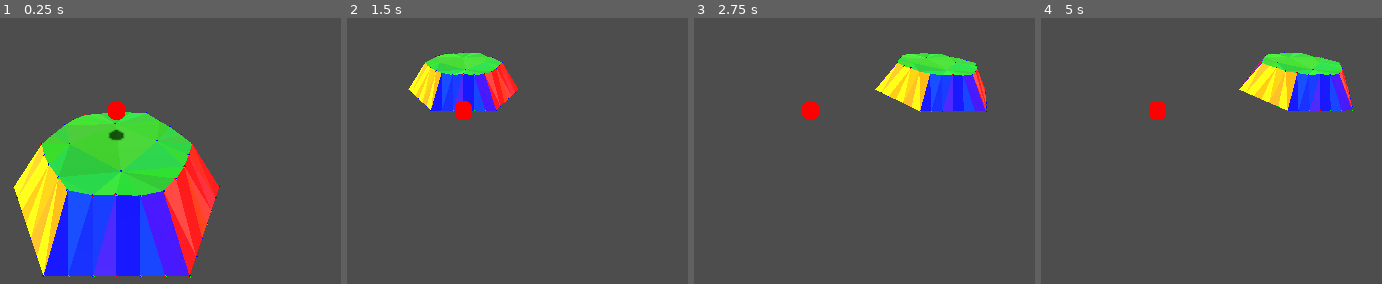
Above: before the commit, frames 1-4 (left to right).
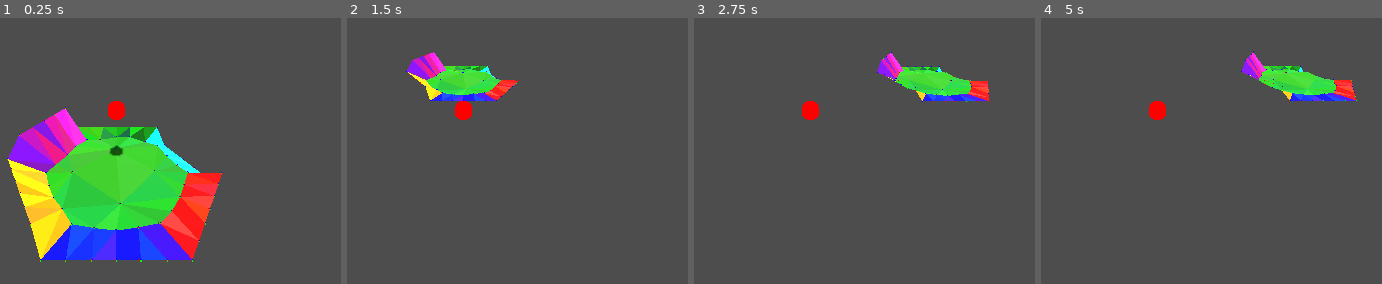
Above: after the commit, the same moments.

Repository: vincentwoelfer/hex
Game: Godot game, scene res://scenes/Test-HexGeometryScene.tscn
Same seed, same stepped clock (60 frames per second), same inputs: the game is played once before the commit and once after it.
Inputs (mouse positions are in pixels of both pictures, inside the frame that each line leads up to):
- Up to frame 1 (0.25 s): no input
- Up to frame 2 (1.5 s): tap Enter at 0.5 s; move the mouse to (640, 87) at 0.52 s; hold S (move_cam_backward) 0.53-1.28 s; move the mouse to (outside the picture) at 1.27 s; tap W (move_cam_forward) at 1.35 s
- Up to frame 3 (2.75 s): tap Space at 2 s; move the mouse to (outside the picture) at 2.02 s; hold A (move_cam_left) from 2.03 s (still down)
- Up to frame 4 (5 s): move the mouse to (1116, 201) at 2.77 s; release A (move_cam_left) at 2.78 s; tap D (move_cam_right) at 2.85 s; tap Enter at 3.5 s; move the mouse to (outside the picture) at 3.52 s; hold Q (rotate_cam_left) 3.53-4.28 s; move the mouse to (outside the picture) at 4.27 s; tap E (rotate_cam_right) at 4.35 s

The runs differ from the first frame. In frame 1, 21% of the frame differs, in the area x 1-66%, y 33-98%; in frame 2, 4.9%; in frame 3, 5.4%; in frame 4, 5.5%.

Commit message:
Reimplement transition between hexes (incl corners)

Diff:
--- a/scenes/Test-HexGeometryScene.tscn
+++ b/scenes/Test-HexGeometryScene.tscn
@@ -23,14 +23,12 @@
 shadow_enabled = true
 
 [node name="HexGeometry" parent="." instance=ExtResource("4_p15sk")]
-transform = Transform3D(1, 0, 0, 0, 1, 0, 0, 0, 1, 0, 1, 0)
-adjacent = Array[int]([2, 2, 0, 0, -1, 1])
 
 [node name="HexConstModifier" parent="." instance=ExtResource("5_ko0aq")]
 outer_radius = 3.0
 inner_radius = 2.0
-height = 1.5
-transition_height_factor = 1.0
+height = 1.0
+transition_height_factor = 0.5
 core_circle_smooth_strength = 0.5
 extra_verts_per_side = 3
 extra_verts_per_center = 4
--- a/src/HexGeometry.gd
+++ b/src/HexGeometry.gd
@@ -6,8 +6,18 @@
 var terrainMesh: MeshInstance3D
 var triangles: Array[Triangle]
 
+class AdjacentHex:
+	var height: int
+	var type: String # unused for now
+
+	func _init(height_: int, type_: String) -> void:
+		self.height = height_
+		self.type = type_
+
+
 # Input
-@export var adjacent: Array[int] = [1, 1, 0, 0, -1, -1]
+var adjacent_hex: Array[AdjacentHex] = [AdjacentHex.new(0, ""), AdjacentHex.new(0, ""), AdjacentHex.new(1, ""), AdjacentHex.new(2, ""), AdjacentHex.new(0, ""), AdjacentHex.new(-1, "")]
+var height: int = 0
 
 func _init() -> void:
 	terrainMesh = MeshInstance3D.new()
@@ -23,37 +33,13 @@
 	generate()
 
 func generate() -> void:
-	generateTriangles()
-
-	# Build Mesh
-	var st: SurfaceTool = SurfaceTool.new()
-	st.begin(Mesh.PRIMITIVE_TRIANGLES)
-	st.set_normal(Vector3.UP)
-
-	for tri in triangles:
-		tri.addToSurfaceTool(st)
-
-	#########################################
-	# Removes duplicates. Only use later to not mask real number of vertices
-	#st.index()
-
-	st.generate_normals()
-	terrainMesh.mesh = st.commit()
-	terrainMesh.create_debug_tangents()
-
-	# Only for statistics output
-	var mdt := MeshDataTool.new()
-	mdt.create_from_surface(terrainMesh.mesh as ArrayMesh, 0)
-	print("Generated HexGeometry: ", mdt.get_vertex_count(), " vertices, ", mdt.get_face_count(), " faces")
-
-
-func generateTriangles() -> void:
-	triangles.clear()
-
 	var verts_inner := Utility.generateFullHexagonNoCorners(HexConst.inner_radius, HexConst.extra_verts_per_side, HexConst.core_circle_smooth_strength)
 	var verts_outer := Utility.generateFullHexagonWithCorners(HexConst.inner_radius, HexConst.outer_radius, HexConst.extra_verts_per_side)
 	var verts_center := generateCenterPoints(HexConst.extra_verts_per_center)
 
+	#########################################
+	# Adjust vertex heights
+	#########################################
 	# Adjust height of inner ring
 	for i in range(verts_inner.size()):
 		var h_var := 0.05
@@ -66,10 +52,80 @@
 		verts_center[i] += Utility.randCircularOffset(HexConst.inner_radius * 0.1)
 		verts_center[i].y += clamp(randfn(0.0, h_var), -h_var, h_var)
 
-	# Adjust height of outer vertices according do adjacent tiles
-	# We do this per corner!
-	for i in range(verts_outer.size()):
-		verts_outer[i].y -= HexConst.height
+	modifyOuterVertexHeights(verts_outer, adjacent_hex, height)
+
+	#########################################
+	# Triangulate
+	#########################################
+	self.triangles.clear()
+	self.triangles = triangulate(verts_inner, verts_outer, verts_center)
+
+	# Add triangles to mesh
+	var st: SurfaceTool = SurfaceTool.new()
+	st.begin(Mesh.PRIMITIVE_TRIANGLES)
+	st.set_normal(Vector3.UP)
+
+	for tri in triangles:
+		tri.addToSurfaceTool(st)
+
+	# Removes duplicates and actually create mesh
+	st.index()
+	st.generate_normals()
+	terrainMesh.mesh = st.commit()
+
+	# Only for debugging
+	terrainMesh.create_debug_tangents()
+
+	# Only for statistics output
+	var mdt := MeshDataTool.new()
+	mdt.create_from_surface(terrainMesh.mesh as ArrayMesh, 0)
+	print("Generated HexGeometry: ", mdt.get_vertex_count(), " vertices, ", mdt.get_face_count(), " faces")
+
+
+static func modifyOuterVertexHeights(verts_outer: Array[Vector3], adjacent: Array[AdjacentHex], own_height: int) -> void:
+	# Adjust corner vertices according to both adjacent tiles
+	for i in range(6):
+		var corner_height: int = 0
+
+		# heights array
+		var h: Array[int] = [own_height, adjacent[(i - 1 + 6) % 6].height, adjacent[i].height]
+		h.sort()
+
+		# All three same
+		if h[0] == h[1] and h[1] == h[2]:
+			corner_height = h[0]
+		# Two are same -> use the two
+		elif h[0] == h[1] or h[0] == h[2] or h[1] == h[2]:
+			if h[0] == h[1]:
+				corner_height = h[0]
+			else:
+				corner_height = h[2]
+		# All different -> use middle one
+		else:
+			corner_height = h[1]
+
+		# Determine corner vertex index and set height
+		var index := i * (3 + HexConst.extra_verts_per_side)
+		#verts_outer[index].y = corner_height * HexConst.height
+		verts_outer[index].y = HexConst.transition_height(corner_height)
+
+
+	# For each direction: Adjust height of outer vertices according do adjacent tiles.
+	# This does not modify the corner vertices
+	for i in range(6):
+		# Determine height (relative to own height)
+		var y: float = HexConst.transition_height(adjacent[i].height - own_height)
+
+		# +1 to ommit corners
+		var start := i * (3 + HexConst.extra_verts_per_side) + 1
+		var end := (i + 1) * (3 + HexConst.extra_verts_per_side)
+
+		for x in range(start, end):
+			verts_outer[x].y = y
+
+
+static func triangulate(verts_inner: Array[Vector3], verts_outer: Array[Vector3], verts_center: Array[Vector3]) -> Array[Triangle]:
+	var tris: Array[Triangle] = []
 
 	#########################################
 	# Triangles for inner Hex Surface
@@ -100,10 +156,10 @@
 		# - Triangle consists of only circle-edge (certs_inner) points
 		# - Triangle points "inwards". e.g. the covered area lies outside of the circle
 		var all_vertices_on_circle := i1 < n_inner and i2 < n_inner and i3 < n_inner
-		if all_vertices_on_circle and triangle_points_inwards(verts_inner, i1, i2, i3):
+		if all_vertices_on_circle and HexGeometry.doesTrianglePointsInwards(verts_inner, i1, i2, i3):
 			continue
 
-		triangles.append(Triangle.new(p1, p2, p3, Utility.randColorVariation(col, 0.05)))
+		tris.append(Triangle.new(p1, p2, p3, Utility.randColorVariation(col, 0.05)))
 
 	#########################################
 	# Triangles for outer Hex Surface
@@ -121,22 +177,24 @@
 		var j := x * (3 + HexConst.extra_verts_per_side)
 
 		# end inner
-		var n1 := i + 1 + HexConst.extra_verts_per_side
+		var n1 := i + (1 + HexConst.extra_verts_per_side)
 		# end outer
-		var n2 := j + 3 + HexConst.extra_verts_per_side
+		var n2 := j + (3 + HexConst.extra_verts_per_side)
 
 		while i < n1 or j < n2:
 			var outer_is_clockwise_further := Utility.isClockwiseOrder(verts_inner[i % size_inner], verts_outer[j % size_outer])
 
 			if j == n2 or (i < n1 and outer_is_clockwise_further):
-				triangles.append(Triangle.new(verts_inner[i % size_inner], verts_outer[j % size_outer], verts_inner[(i + 1) % size_inner], Utility.randColorVariation(col)))
+				tris.append(Triangle.new(verts_inner[i % size_inner], verts_outer[j % size_outer], verts_inner[(i + 1) % size_inner], Utility.randColorVariation(col)))
 				i += 1
 			else:
-				triangles.append(Triangle.new(verts_inner[i % size_inner], verts_outer[j % size_outer], verts_outer[(j + 1) % size_outer], Utility.randColorVariation(col)))
+				tris.append(Triangle.new(verts_inner[i % size_inner], verts_outer[j % size_outer], verts_outer[(j + 1) % size_outer], Utility.randColorVariation(col)))
 				j += 1
 
-
-func generateCenterPoints(num: int) -> Array[Vector3]:
+	return tris
+
+
+static func generateCenterPoints(num: int) -> Array[Vector3]:
 	var points: Array[Vector3] = []
 
 	# Adjust to ensure points stay within the hexagon
@@ -150,7 +208,7 @@
 	return points
 
 
-func triangle_points_inwards(verts_inner: Array[Vector3], i1: int, i2: int, i3: int) -> bool:
+static func doesTrianglePointsInwards(verts_inner: Array[Vector3], i1: int, i2: int, i3: int) -> bool:
 	var size := verts_inner.size()
 	var indices: Array[int] = [i1, i2, i3]
 	indices.sort()
